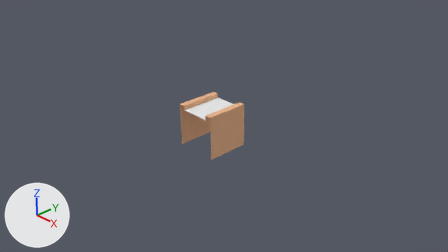
One commit to the Blender file mp/make_places/primitive_data/road.blend: the scene before it, then after it.
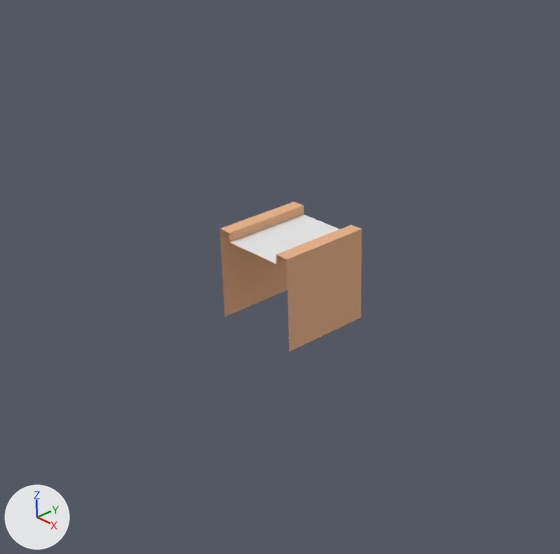
There are two pictures of each version: one from the file's camera 'Camera', one close up on the part from 18% to 75% of the width and 0% to 100% of the height. Lighting does not change. The marker at lower left points along +X, +Y and +Z.

Script lines for the objects in view, before the commit:
```python
me_cube_001 = bpy.data.meshes.new('cube.001')
me_cube_001.from_pydata(...)  # 32 vertices, 8 faces; spans x -0.375..0.625, y -0.5..0.5, z 0.0..1.0
me_cube_001.polygons.foreach_set('use_smooth', [True] * 8)
# faces by material slot: [6, 2]
me_cube_001.materials.append(mat_cubemat)  # its picture is missing
me_cube_001.materials.append(mat_road)  # its picture is missing
ob_road = bpy.data.objects.new('road', me_cube_001)
ob_road.location = (0.0, 0.0, 0.0)
```
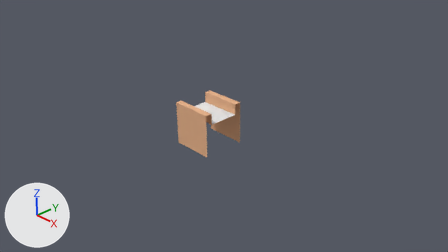
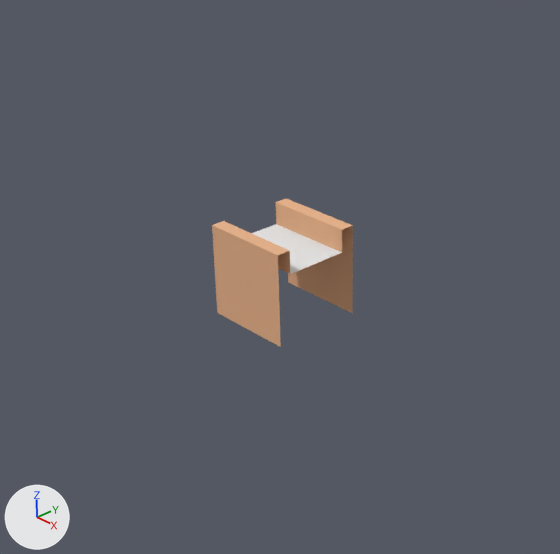
The change, as JSON lines over the scene's bpy script:
```json
{"block": "me_cube_001", "where": "# used by ob_road; location = (0.0, 0.0, 0.0)"}
{"op": "remove", "block": "me_cube_001", "code": "me_cube_001.from_pydata(...)  # 32 vertices, 8 faces; spans x -0.375..0.625, y -0.5..0.5, z 0.0..1.0"}
{"op": "add", "block": "me_cube_001", "code": "me_cube_001.from_pydata(...)  # 32 vertices, 8 faces; spans x -0.5..0.5, y -0.5..0.5, z 0.0..1.0"}
{"block": "me_cube_001", "change": "me_cube_001 part 1: the loose piece of 6 vertices spanning x 0.625, y -0.5..0.5, z 0.0..1.0 is turned 90 degrees about the z axis through its middle, then moved by (-0.625, 0.5, 0.0)"}
{"block": "me_cube_001", "change": "me_cube_001 part 2: the loose piece of 6 vertices spanning x -0.225..0.475, y -0.5..0.5, z 0.9 is deleted"}
{"block": "me_cube_001", "change": "me_cube_001 part 3: the loose piece of 4 vertices spanning x -0.375, y -0.5..0.5, z 0.0..1.0 is deleted"}
{"block": "me_cube_001", "change": "me_cube_001 part 4: the loose piece of 4 vertices spanning x -0.375..-0.225, y -0.5..0.5, z 1.0 is deleted"}
{"block": "me_cube_001", "change": "me_cube_001 part 5: the loose piece of 4 vertices spanning x -0.225, y -0.5..0.5, z 0.9..1.0 is deleted"}
{"block": "me_cube_001", "change": "me_cube_001 part 6"}
{"block": "me_cube_001", "change": "8 vertices are removed from x 0.475..0.625, y -0.5..0.5, z 0.9..1.0"}
{"block": "me_cube_001", "change": "2 faces are deleted"}
{"block": "me_cube_001", "change": "13 vertices are added at x -0.5, y -0.5..0.5, z 0.0..1.0"}
{"block": "me_cube_001", "change": "13 new vertices lie (1.0, 0.0, 0.0) away from vertices in x -0.5, y -0.5..0.5, z 0.0..1.0"}
{"block": "me_cube_001", "change": "5 new faces join them, mat_cubemat (its picture is missing)"}
{"block": "me_cube_001", "change": "2 new faces join them, mat_road (its picture is missing)"}
```

Where the change shows, as pixel boxes [x1, y1, x2, y2] in the close-ups (560 x 554 px; the box of a moved part takes in the faces that stretch with it):
```json
{"object": "road", "change": "reshaped", "before": [220, 202, 362, 352], "after": [212, 199, 353, 347]}
{"part": 1, "of": "me_cube_001", "change": "moved or reshaped", "before": [287, 229, 362, 352], "after": [288, 226, 353, 313]}
{"part": 2, "of": "me_cube_001", "change": "deleted", "before": [230, 215, 339, 264]}
{"part": 3, "of": "me_cube_001", "change": "deleted", "before": [220, 229, 288, 317], "on screen": "brown"}
{"part": 4, "of": "me_cube_001", "change": "deleted", "before": [220, 202, 304, 233], "on screen": "beige"}
{"part": 5, "of": "me_cube_001", "change": "deleted", "before": [229, 206, 304, 242], "on screen": "brown"}
{"part": 6, "of": "me_cube_001", "change": "built on", "before": [276, 225, 361, 264], "after": [212, 199, 353, 347]}
```
